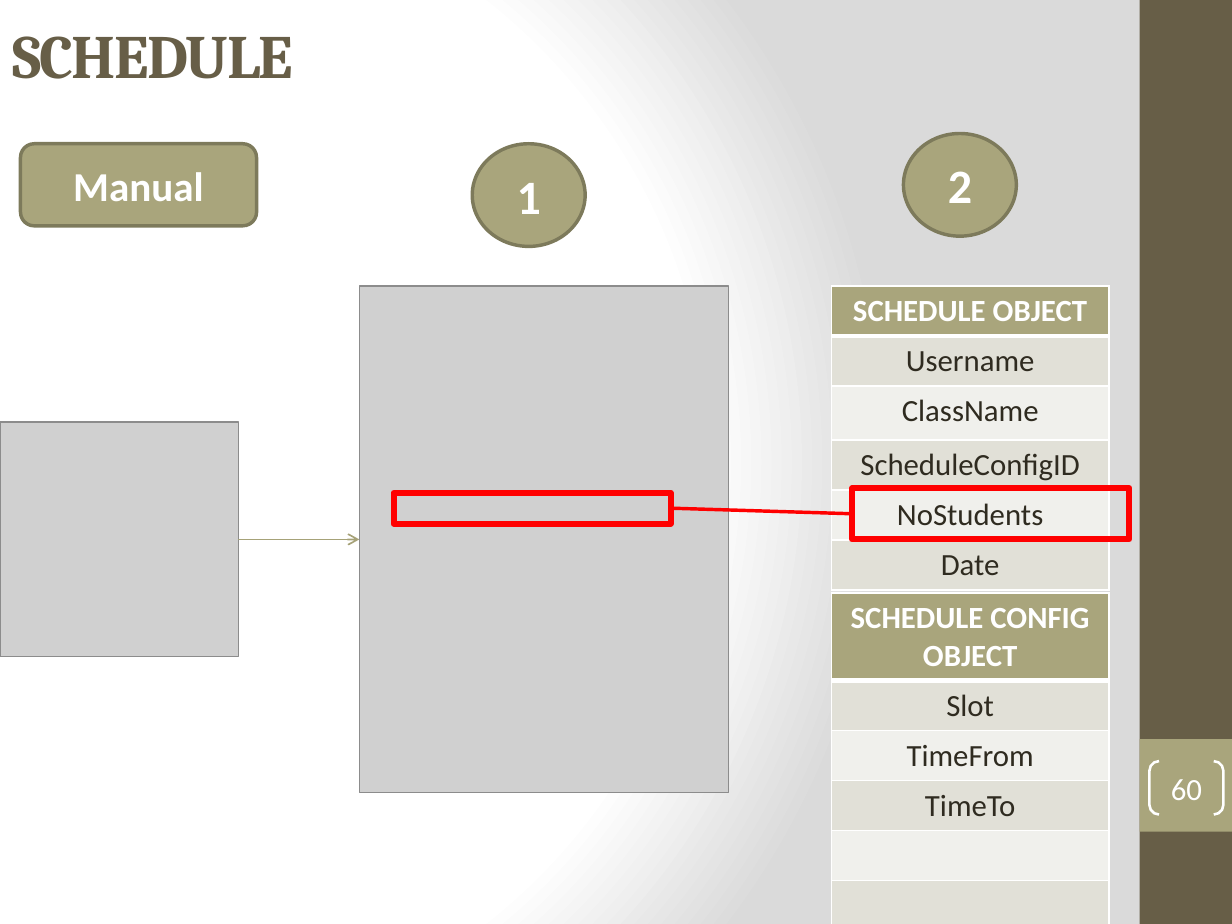
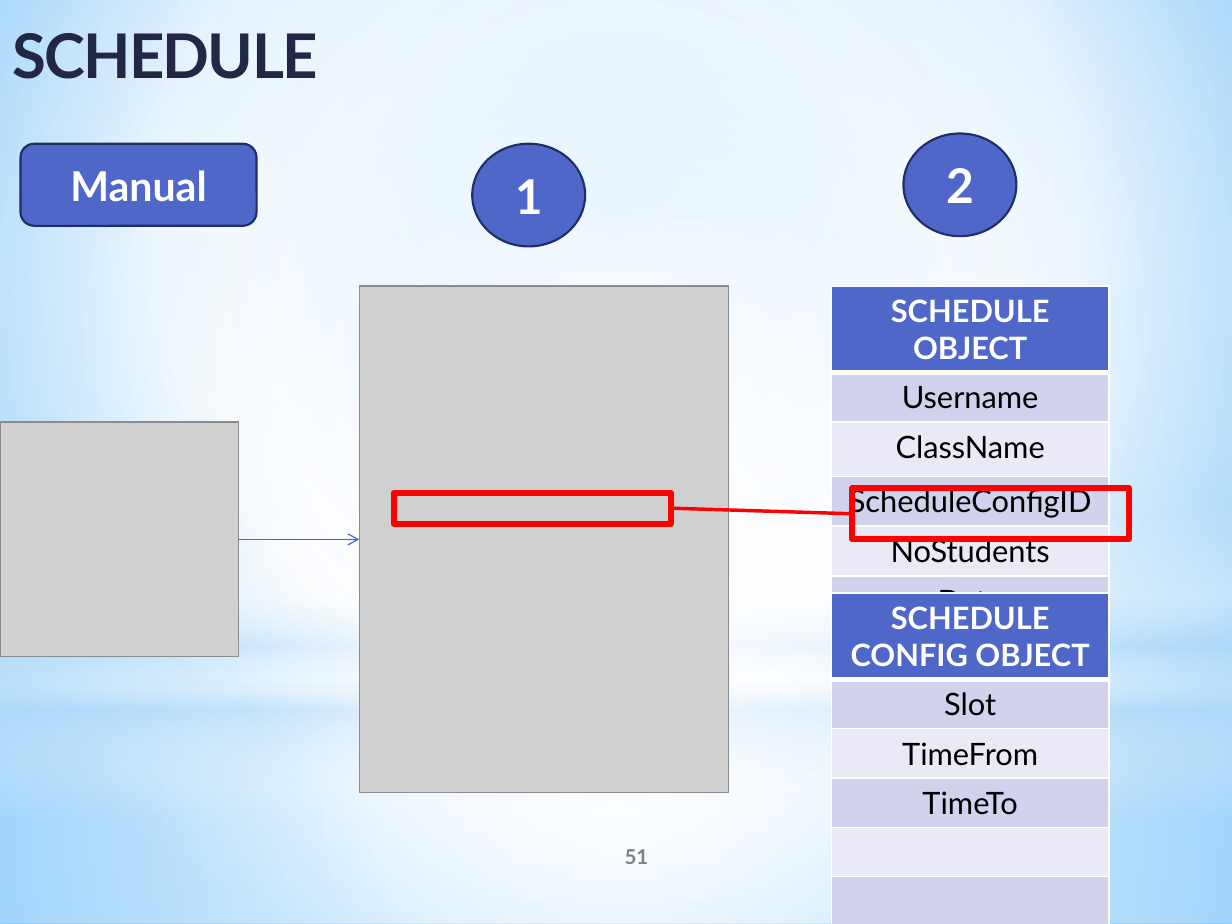
Before and after one commit to tranquang9a1/ECRM, a slide deck: slide 51 of Document/ECRM-Presentation v5.pptx (slide 60 before the commit). Drawn at 1232x924 pixels with LibreOffice and Linux fonts; fonts in the diff are those of the drawing; grey boxes stand for pictures. Boxes give left, top, right and bottom in pixels: in the first picture for what was removed or moved away, otherwise in the second. Text is boxed around its words. In the diff, an @@ line names an element or a change of style, - is before the commit and + after.

```diff
--- a/Document/ECRM-Presentation v5.pptx
+++ b/Document/ECRM-Presentation v5.pptx
@@ background gradient #FFFFFF to #DADADA to gradient #9ED5FF to #FFFFFF to #5BB9FF @@
@@ text "SCHEDULE" at (12,33,317,79): font Cambria to Lato, text colour #675E47 to #212745 @@
@@ rectangle added at (0,0,1232,687), fill gradient #FFFFFF to #B4DCFA @@
@@ rectangle removed at (1140,0,1232,924) @@
@@ font Calibri to Lato; fill #A9A57C to #4E67C8; outline #7D7A5C 2 pt to #1F2E69 1.25 pt in 3 elements at (21,144,257,227), (472,144,585,246), (903,133,1016,235) @@
@@ ellipse added at (0,216,1232,903), fill gradient #FFFFFF @@
@@ table at (832,286,1109,626) @@
@@ fill #A9A57C to #4E67C8 in row 1, column 1 @@
@@ fill #E2E1D7 to #D0D3EB in 3 cells @@
@@ fill #F1F0EC to #E9EBF5 in 2 cells @@
@@ font Calibri to Lato @@
@@ text colour #2F2B20 to #000000 in "Username", "ClassName", "ScheduleConfigID", "NoStudents" and 1 more places @@
@@ rectangle added at (0,508,1232,816), fill gradient #FFFFFF to #B4DCFA @@
@@ arrow (238, 540) - (360, 540): stroke #A6A278 1 pt to #4E67C8 0.75 pt @@
@@ table at (832,593,1109,924) @@
@@ fill #A9A57C to #4E67C8 in row 1, column 1 @@
@@ fill #E2E1D7 to #D0D3EB in 3 cells @@
@@ fill #F1F0EC to #E9EBF5 in 2 cells @@
@@ font Calibri to Lato @@
@@ text colour #2F2B20 to #000000 in "Slot", "TimeFrom", "TimeTo" @@
@@ rectangle added at (0,687,1232,924), fill gradient #FFFFFF to #B4DCFA @@
@@ rectangle removed at (1140,739,1232,832) @@
@@ page number removed at (1149,761,1223,814) @@
-60
@@ page number added at (625,849,649,864), 12 pt, text #808080, bold @@
+51
```
Also in this commit, not shown: 112 other slides changed, 32 slides added, 25 slides removed.
